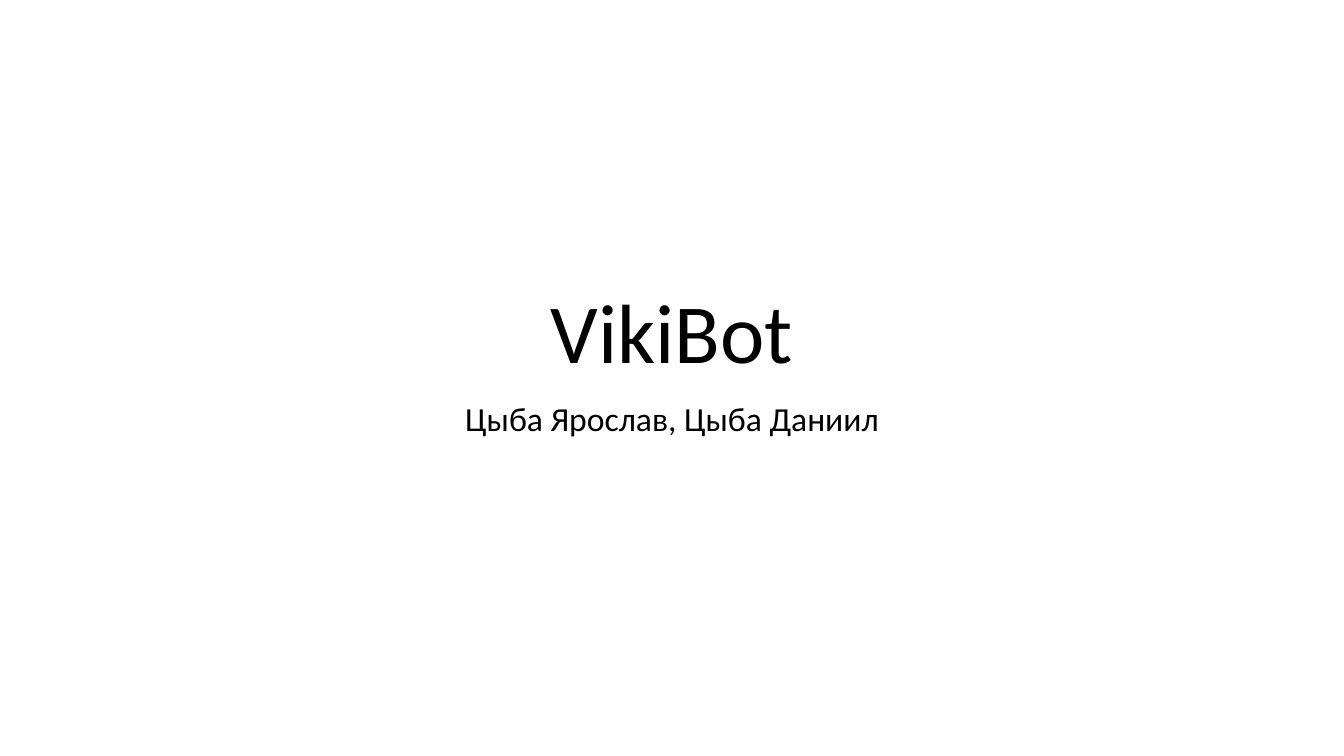
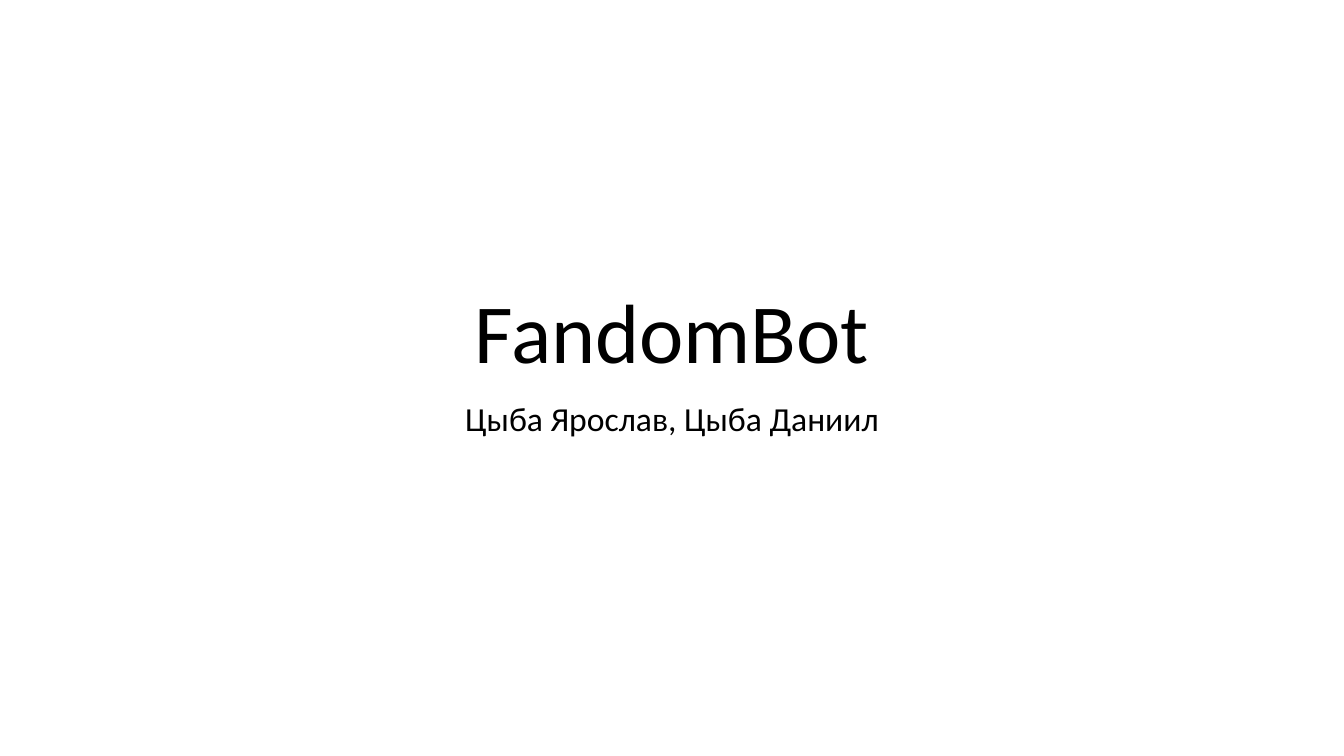
Before and after one commit to ThibaDaniil/VikiTeleBot, a slide deck: slide 1 of VikiTeleBot.pptx. Drawn at 1344x756 pixels with LibreOffice and Linux fonts; fonts in the diff are those of the drawing. Boxes give left, top, right and bottom in pixels: in the first picture for what was removed or moved away, otherwise in the second. Text is boxed around its words. In the diff, an @@ line names an element or a change of style, - is before the commit and + after.

```diff
--- a/VikiTeleBot.pptx
+++ b/VikiTeleBot.pptx
@@ title at <box>475,304,869,364</box>: text changed @@
-VikiBot
+FandomBot
```
Also in this commit, not shown: 2 other slides changed.
